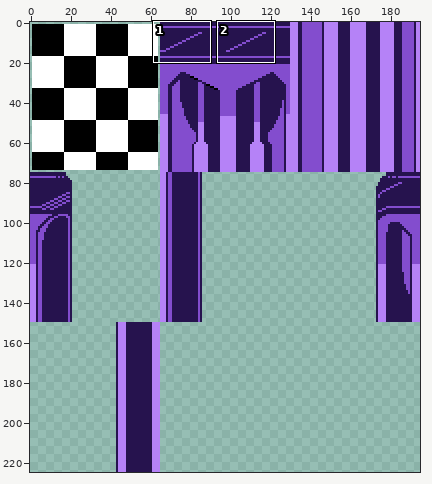
A sprite sheet gets an edit: Cowboy Clay Game Files/tilesets/tset_bridge/output_tileset.png. Above, an overview of the earlier version with the close-up marked.
Close-up. Before the edit:
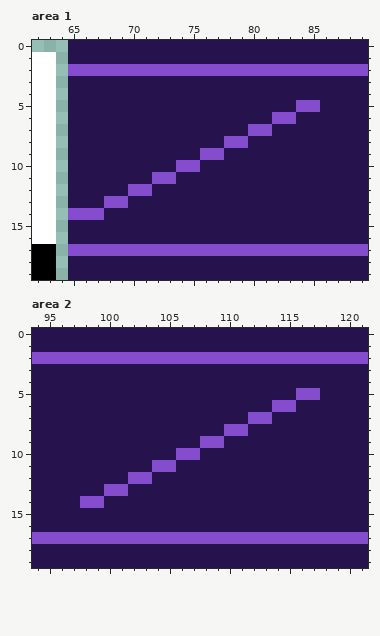
The file is 390x450 pixels, drawn in blocks of 2x2; one block is one cell here. Shown: area 1: x 62..89, y 0..19; area 2: x 94..121, y 0..19. The commit also changed other parts of the picture, which this record leaves out.
After:
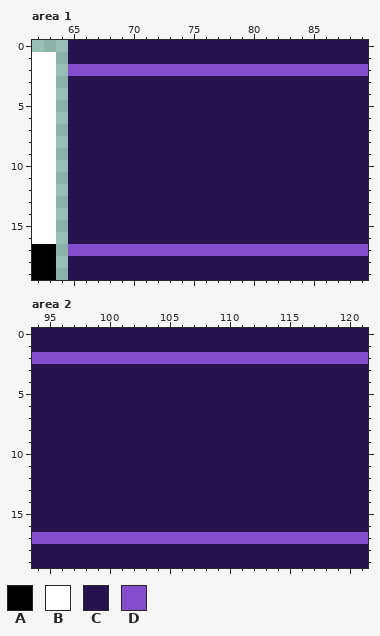
Palette (. is transparent): A #000000  B #ffffff  C #26134e  D #834dce
From old to new:
--- area 1
@@ x 62..89 @@
  4 BB.CCCCCCCCCCCCCCCCCCCCCCCCC
- 5 BB.CCCCCCCCCCCCCCCCCCCDDCCCC
- 6 BB.CCCCCCCCCCCCCCCCCDDCCCCCC
- 7 BB.CCCCCCCCCCCCCCCDDCCCCCCCC
- 8 BB.CCCCCCCCCCCCCDDCCCCCCCCCC
- 9 BB.CCCCCCCCCCCDDCCCCCCCCCCCC
-10 BB.CCCCCCCCCDDCCCCCCCCCCCCCC
-11 BB.CCCCCCCDDCCCCCCCCCCCCCCCC
-12 BB.CCCCCDDCCCCCCCCCCCCCCCCCC
-13 BB.CCCDDCCCCCCCCCCCCCCCCCCCC
-14 BB.DDDCCCCCCCCCCCCCCCCCCCCCC
+ 5 BB.CCCCCCCCCCCCCCCCCCCCCCCCC
+ 6 BB.CCCCCCCCCCCCCCCCCCCCCCCCC
+ 7 BB.CCCCCCCCCCCCCCCCCCCCCCCCC
+ 8 BB.CCCCCCCCCCCCCCCCCCCCCCCCC
+ 9 BB.CCCCCCCCCCCCCCCCCCCCCCCCC
+10 BB.CCCCCCCCCCCCCCCCCCCCCCCCC
+11 BB.CCCCCCCCCCCCCCCCCCCCCCCCC
+12 BB.CCCCCCCCCCCCCCCCCCCCCCCCC
+13 BB.CCCCCCCCCCCCCCCCCCCCCCCCC
+14 BB.CCCCCCCCCCCCCCCCCCCCCCCCC
 15 BB.CCCCCCCCCCCCCCCCCCCCCCCCC
--- area 2
@@ x 94..121 @@
  4 CCCCCCCCCCCCCCCCCCCCCCCCCCCC
- 5 CCCCCCCCCCCCCCCCCCCCCCDDCCCC
- 6 CCCCCCCCCCCCCCCCCCCCDDCCCCCC
- 7 CCCCCCCCCCCCCCCCCCDDCCCCCCCC
- 8 CCCCCCCCCCCCCCCCDDCCCCCCCCCC
- 9 CCCCCCCCCCCCCCDDCCCCCCCCCCCC
-10 CCCCCCCCCCCCDDCCCCCCCCCCCCCC
-11 CCCCCCCCCCDDCCCCCCCCCCCCCCCC
-12 CCCCCCCCDDCCCCCCCCCCCCCCCCCC
-13 CCCCCCDDCCCCCCCCCCCCCCCCCCCC
-14 CCCCDDCCCCCCCCCCCCCCCCCCCCCC
+ 5 CCCCCCCCCCCCCCCCCCCCCCCCCCCC
+ 6 CCCCCCCCCCCCCCCCCCCCCCCCCCCC
+ 7 CCCCCCCCCCCCCCCCCCCCCCCCCCCC
+ 8 CCCCCCCCCCCCCCCCCCCCCCCCCCCC
+ 9 CCCCCCCCCCCCCCCCCCCCCCCCCCCC
+10 CCCCCCCCCCCCCCCCCCCCCCCCCCCC
+11 CCCCCCCCCCCCCCCCCCCCCCCCCCCC
+12 CCCCCCCCCCCCCCCCCCCCCCCCCCCC
+13 CCCCCCCCCCCCCCCCCCCCCCCCCCCC
+14 CCCCCCCCCCCCCCCCCCCCCCCCCCCC
 15 CCCCCCCCCCCCCCCCCCCCCCCCCCCC
Pixel boxes of the changes (left, top, right, bottom) in both close-ups:
changed: (68, 100, 320, 220)
changed: (80, 388, 320, 508)
